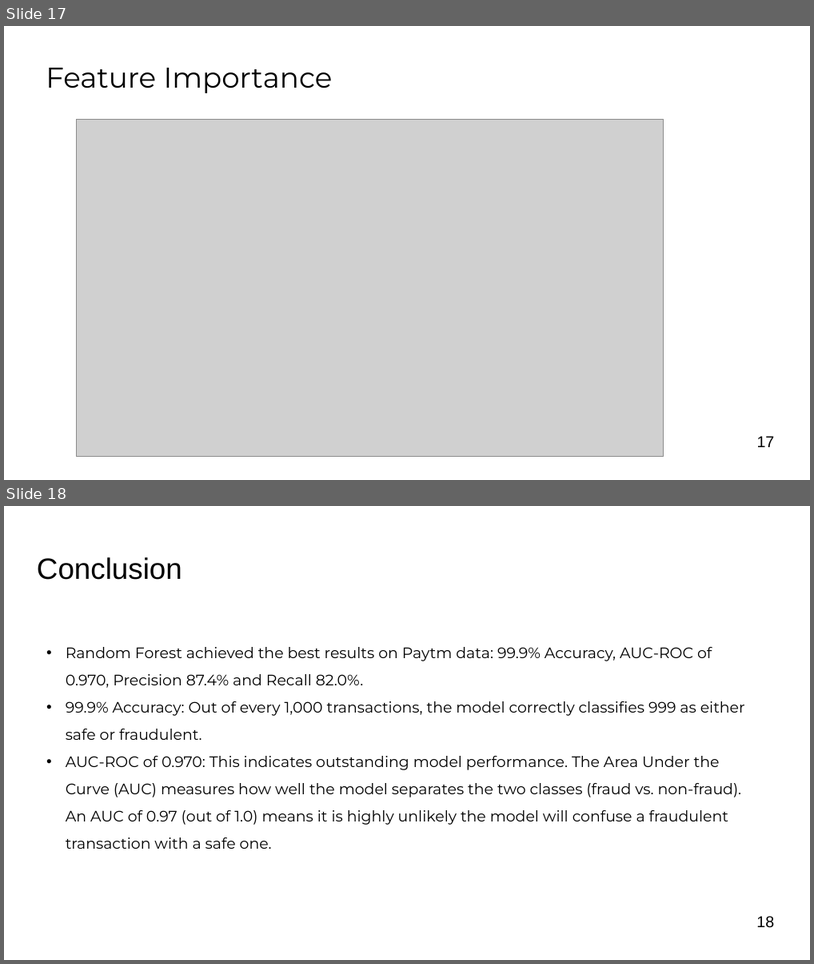
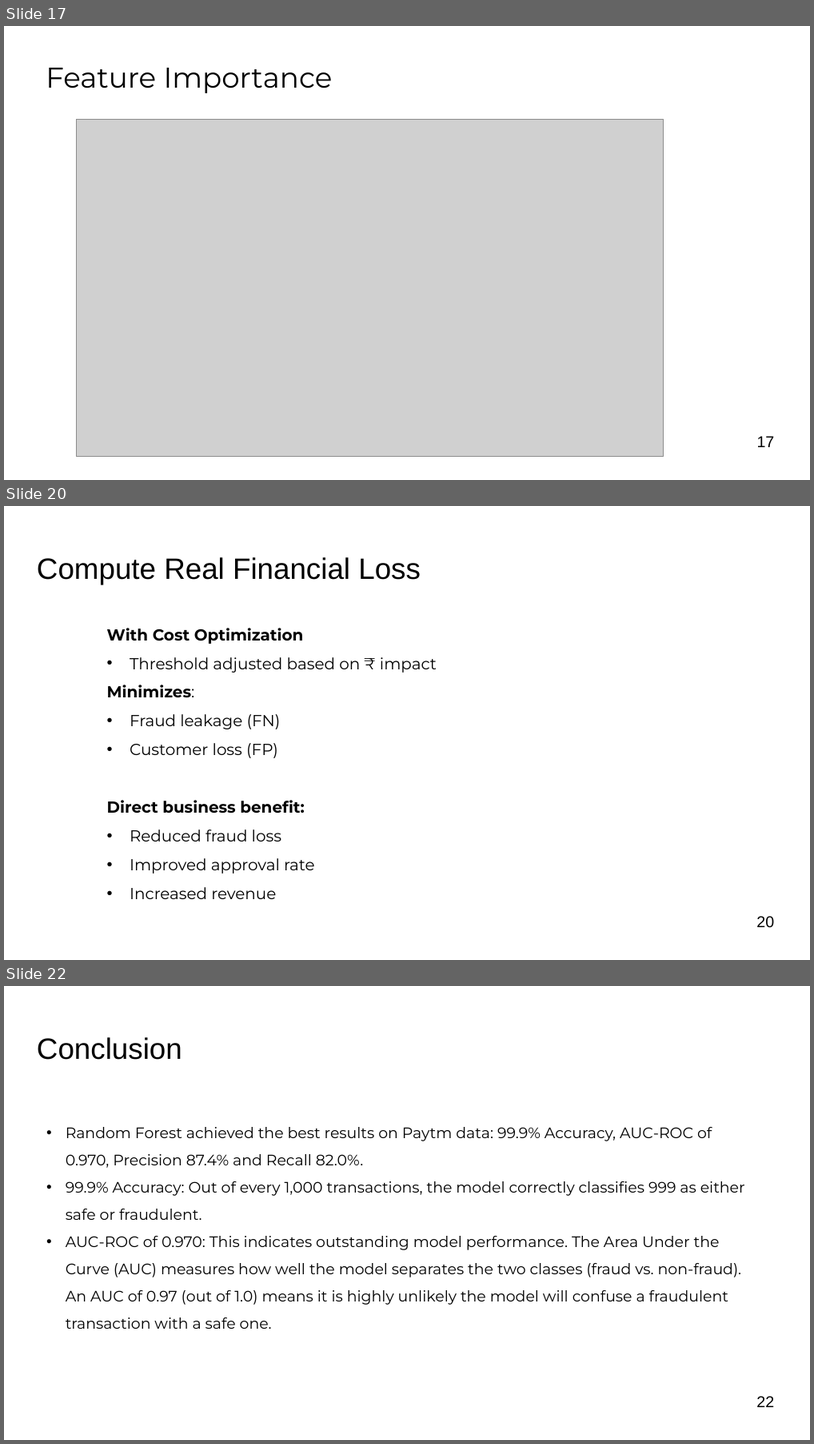
Before and after one commit to shraddhaGit-1813/DS_proj, a slide deck: ShraddhaTiwari - Final Presentation.pptx. Shown one above the other, each under a label of ours: slides 17 and 18 before the commit, slides 17, 20 and 22 after it; the slides between them are not shown. The pictures are 814x964 and 814x1444 pixels, drawn with LibreOffice and Linux fonts; fonts in the diff are those of the drawing; grey boxes stand for pictures; background and template pictures are left out. Boxes give left, top, right and bottom in pixels: in the first picture for what was removed or moved away, otherwise in the second. Text is boxed around its words. In the diff, an @@ line names an element or a change of style, - is before the commit and + after.

```diff
--- a/ShraddhaTiwari - Final Presentation.pptx
+++ b/ShraddhaTiwari - Final Presentation.pptx
@@ slide 20 added at (x1=4, y1=506, x2=810, y2=960), background picture (left out) @@
@@ text added at (x1=37, y1=557, x2=421, y2=584), 35 pt, text #000000 @@
+Compute Real Financial Loss
@@ text added at (x1=107, y1=628, x2=437, y2=899), 19 pt, text #000000 @@
+With Cost Optimization
+• Threshold adjusted based on ₹ impact
+Minimizes:
+• Fraud leakage (FN)
+• Customer loss (FP)
+Direct business benefit:
+• Reduced fraud loss
+• Improved approval rate
+• Increased revenue
@@ page number added at (x1=757, y1=916, x2=774, y2=928), 18.6 pt, text #000000 @@
+20
@@ what was slide 18 is now slide 22 @@
@@ page number at (x1=757, y1=1396, x2=774, y2=1407): text changed @@
-18
+22
```
Also in this commit, not shown: 5 slides changed, 3 other slides added, 1 other file.
